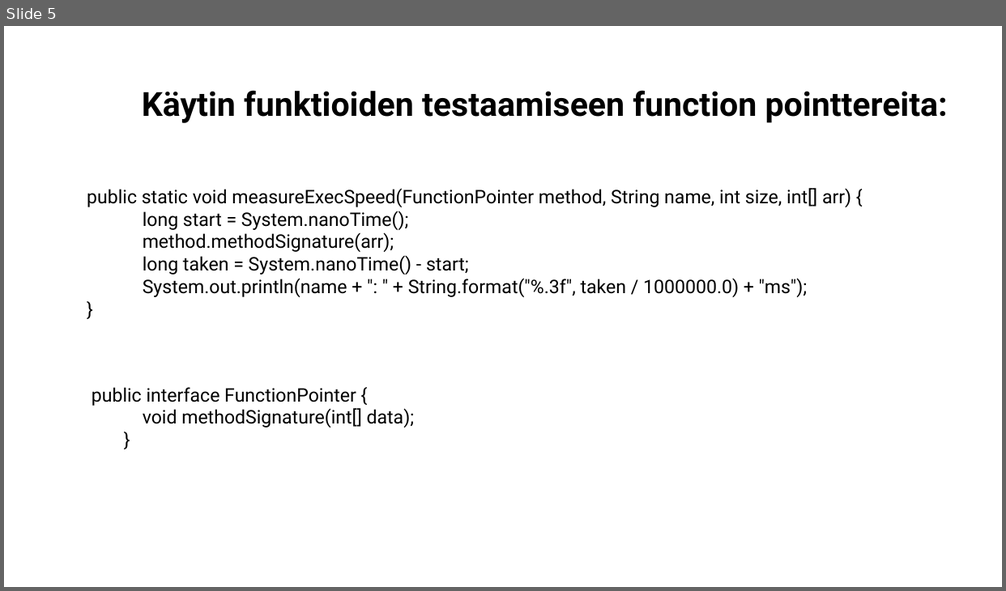
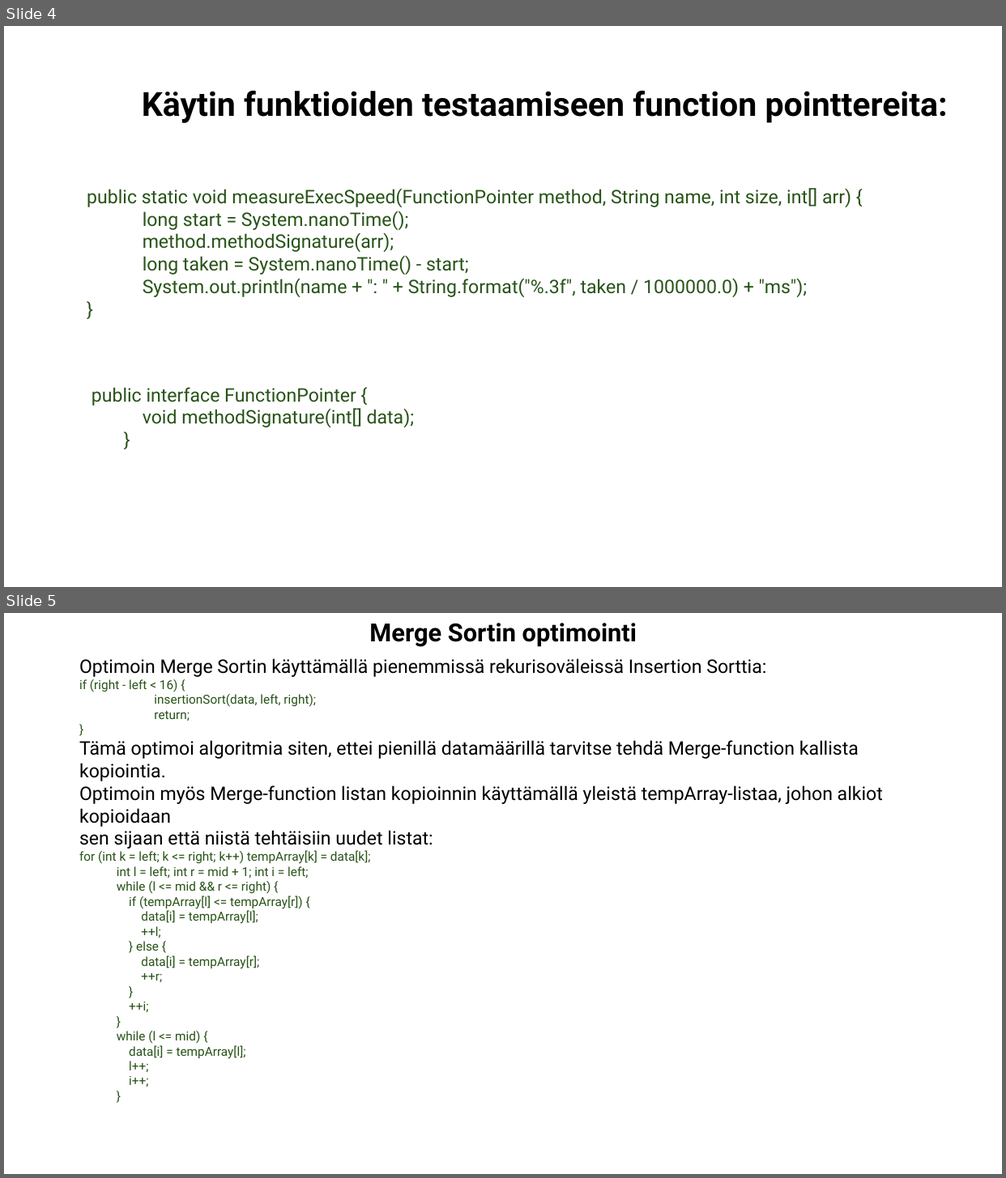
Before and after one commit to KeskinenNiilo/SortAlgorithmsJava, a slide deck: dokumentointi.pptx. Shown one above the other, each under a label of ours: slide 5 before the commit, slides 4 and 5 after it. The pictures are 1006x591 and 1006x1178 pixels, drawn with LibreOffice and Linux fonts; fonts in the diff are those of the drawing. Boxes give left, top, right and bottom in pixels: in the first picture for what was removed or moved away, otherwise in the second. Text is boxed around its words. In the diff, an @@ line names an element or a change of style, - is before the commit and + after.

```diff
--- a/dokumentointi.pptx
+++ b/dokumentointi.pptx
@@ slide 5 added at [4, 613, 1002, 1174], background #FFFFFF @@
@@ text added at [369, 623, 637, 647], 24 pt, text #000000, bold @@
+Merge Sortin optimointi
@@ text added at [79, 658, 883, 1087], 18 pt, text #000000 @@
+Optimoin Merge Sortin käyttämällä pienemmissä rekurisoväleissä Insertion Sorttia:
+if (right - left < 16) {
+insertionSort(data, left, right);
+return;
+}
+Tämä optimoi algoritmia siten, ettei pienillä datamäärillä tarvitse tehdä Merge-function kallista
+kopiointia.
+Optimoin myös Merge-function listan kopioinnin käyttämällä yleistä tempArray-listaa, johon alkiot kopioidaan
+sen sijaan että niistä tehtäisiin uudet listat:
+for (int k = left; k <= right; k++) tempArray[k] = data[k];
+int l = left; int r = mid + 1; int i = left;
+while (l <= mid && r <= right) {
+if (tempArray[l] <= tempArray[r]) {
+data[i] = tempArray[l];
+++l;
+} else {
+data[i] = tempArray[r];
+++r;
+}
+++i;
+}
+while (l <= mid) {
+data[i] = tempArray[l];
+l++;
+i++;
+}
@@ what was slide 5 is now slide 4 @@
@@ slide 4 changed as well @@
@@ text "public static void measureExecSpeed(FunctionPointer method, ..." at [87, 188, 851, 297]: text colour #000000 to #275417 @@
@@ text "public interface FunctionPointer {" at [91, 387, 415, 428]: text colour #000000 to #275417 @@
```
Also in this commit, not shown: 4 other slides changed, 1 other slide added, 3 slides removed, 1 other file.
